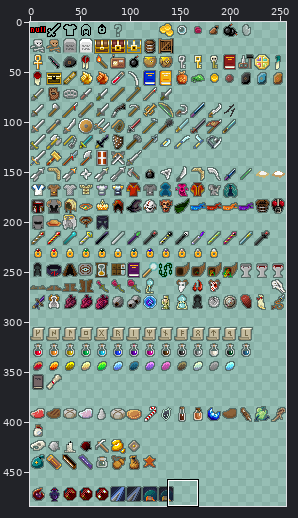
One commit to this sprite sheet: core/src/main/assets/miscs/items.png. Above: a wide view before the commit, with the close-up outlined.
Close-up. First the earlier version:
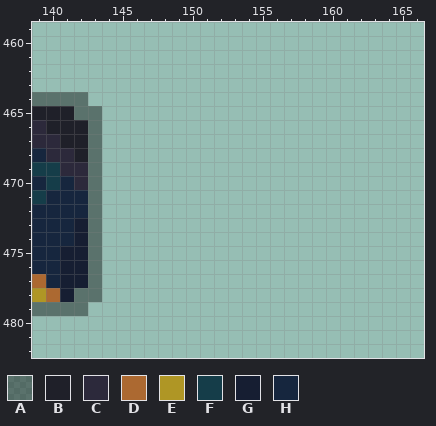
The file is 256x512 pixels. Colours within 5 levels of each other are drawn and written as one. Shown: x 139..166, y 459..482. The wide view leaves out empty margins. The commit also changed other parts of the picture, which this record leaves out.
Palette (. is transparent): A #00000066  B #1f2029  C #2c293b  D #ac6931  E #af9625  F #153d49  G #161e32  H #16263e
Pixels before, first column x 139:
464 AAAA.
465 BBBAA
466 CBBBA
467 CCBBA
468 HCCBA
469 FFCCA
470 HFHCA
471 FHHHA
472 HHHHA
473 HHHGA
474 HHHGA
475 HHGGA
476 HHGGA
477 DHGGA
478 EDGAA
479 AAAA.
And afterwards:
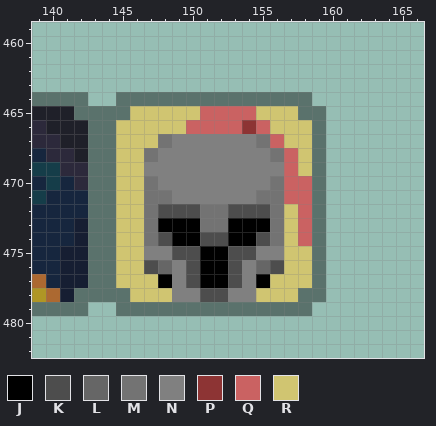
Colours new in this view: J #000000  K #4d4d4d  L #666666  M #737373  N #808080  P #8d3434  Q #ca6262  R #d0c571
Edits made:
Colour A now appears in row 464 at x 145 to 158; in row 465 at x 144 to 145 and 158 to 159; in rows 466 to 477 at x 144 and 159; in row 478 at x 144 to 145 and 158 to 159; in row 479 at x 145 to 158.
Colour J now appears in row 473 at x 148 to 150 and 153 to 155; in row 474 at x 149 to 150 and 153 to 154; in rows 475 to 476 at x 151 to 152; in row 477 at x 148, 151 to 152 and 155.
Colour K now appears in row 472 at x 148 to 150 and 153 to 155; in row 474 at x 148, 151 to 152 and 155; in row 475 at x 149 to 150 and 153 to 154; in row 476 at x 147, 150, 153 and 156; in row 477 at x 150 and 153; in row 478 at x 151 to 152.
Colour L now appears in row 476 at x 148 and 155.
Colour M now appears in row 467 at x 148 and 155; in row 468 at x 147 and 156; in row 470 at x 147 and 156; in row 471 at x 147 to 148 and 155 to 156; in rows 472 to 473 at x 147, 151 to 152 and 156; in row 474 at x 147 and 156.
Colour N now appears in row 467 at x 149 to 154; in row 468 at x 148 to 155; in row 469 at x 147 to 156; in row 470 at x 148 to 155; in row 471 at x 149 to 154; in row 475 at x 147 to 148 and 155 to 156.
Colour N now appears in rows 476 to 477 at x 149 and 154; in row 478 at x 149 to 150 and 153 to 154.
Colour P now appears in row 466 at x 154.
Colour Q now appears in row 465 at x 151 to 154; in row 466 at x 150 to 153 and 155; in row 467 at x 156; in rows 468 to 469 at x 157; in rows 470 to 471 at x 157 to 158; in rows 472 to 474 at x 158.
Colour R now appears in row 465 at x 146 to 150 and 155 to 157; in row 466 at x 145 to 149 and 156 to 158; in row 467 at x 145 to 147 and 157 to 158; in rows 468 to 469 at x 145 to 146 and 158; in rows 470 to 471 at x 145 to 146; in rows 472 to 474 at x 145 to 146 and 157.
Colour R now appears in rows 475 to 476 at x 145 to 146 and 157 to 158; in row 477 at x 145 to 147 and 156 to 158; in row 478 at x 146 to 148 and 155 to 157.
